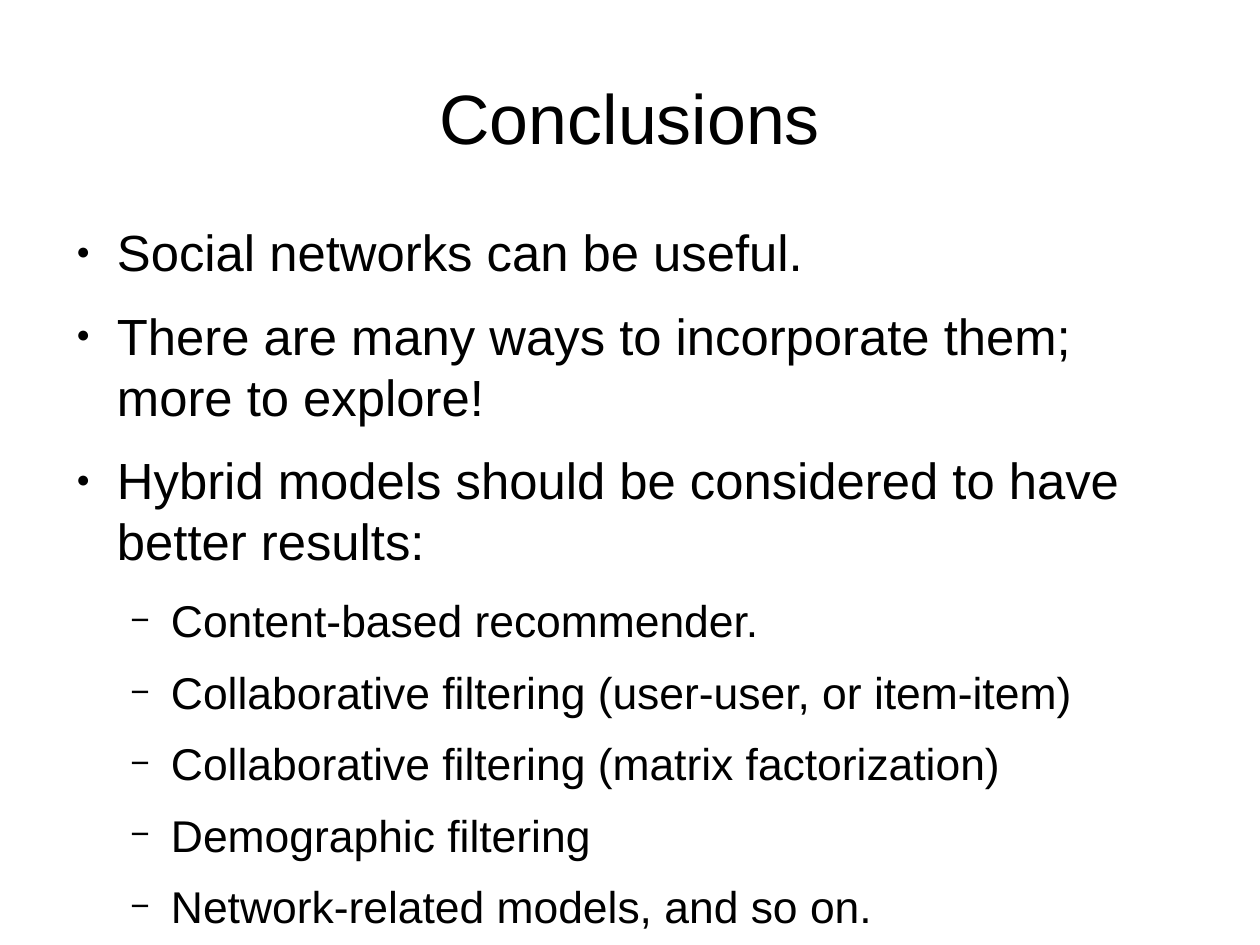
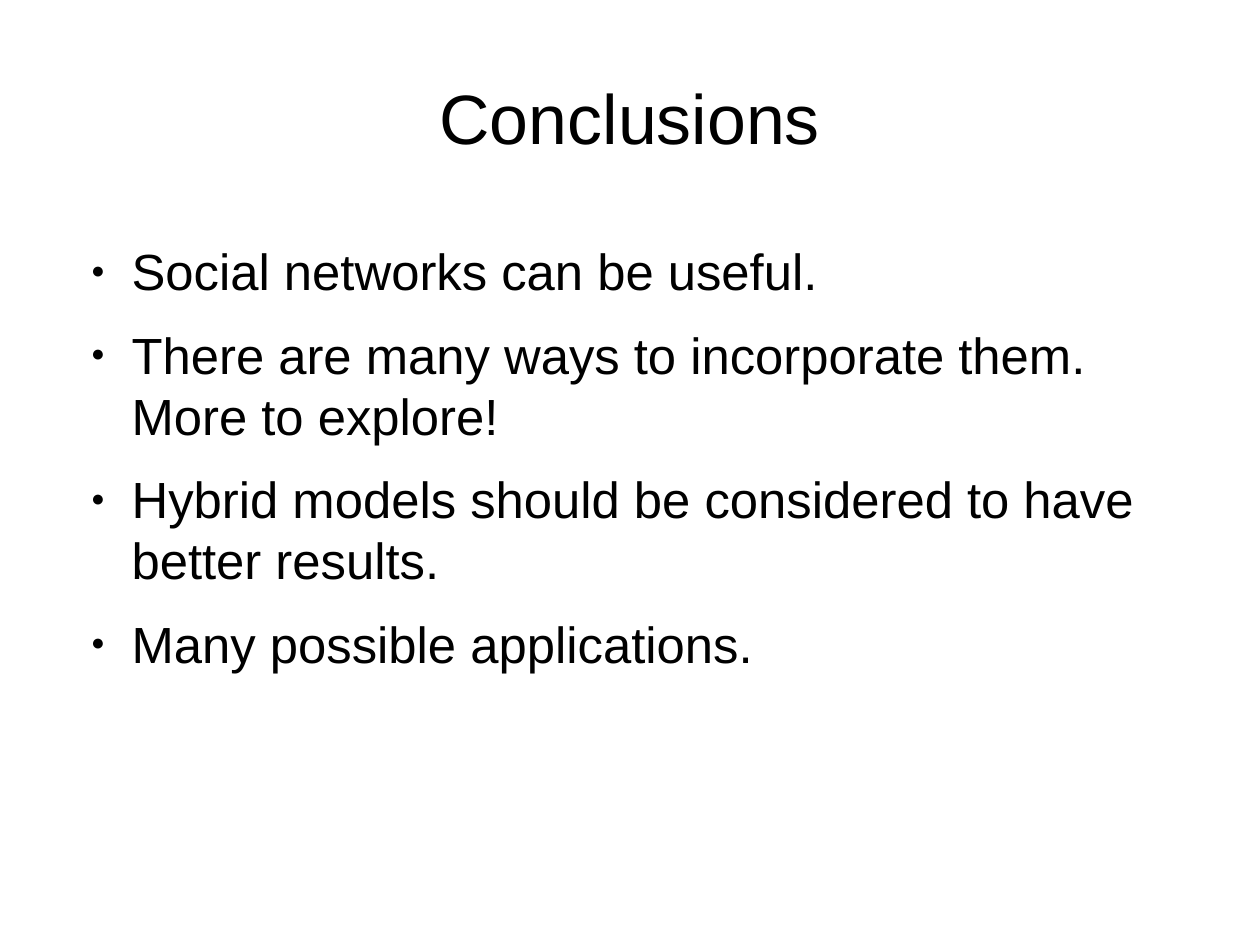
Before and after one commit to suhanree/network-recommender, a slide deck: slide 11 of network_recommender.odp. Drawn at 1260x945 pixels with LibreOffice and Linux fonts; fonts in the diff are those of the drawing. Boxes give left, top, right and bottom in pixels: in the first picture for what was removed or moved away, otherwise in the second. Text is boxed around its words. In the diff, an @@ line names an element or a change of style, - is before the commit and + after.

```diff
--- a/network_recommender.odp
+++ b/network_recommender.odp
@@ text "Social networks can be useful.": place and size @@
-text "Social networks can be useful." at (117, 234, 1119, 929)
+text "Social networks can be useful." at (132, 253, 1133, 673)
@@ text at (132, 337, 1133, 673): text changed; size 28 to 32 pt @@
-● There are many ways to incorporate them; more to explore!
-● Hybrid models should be considered to have better results:
-  − Content-based recommender.
-  − Collaborative filtering (user-user, or item-item)
-  − Collaborative filtering (matrix factorization)
-  − Demographic filtering
-  − Network-related models, and so on.
+● There are many ways to incorporate them. More to explore!
+● Hybrid models should be considered to have better results.
+● Many possible applications.
```
Also in this commit, not shown: 2 other slides changed, 4 other files.
